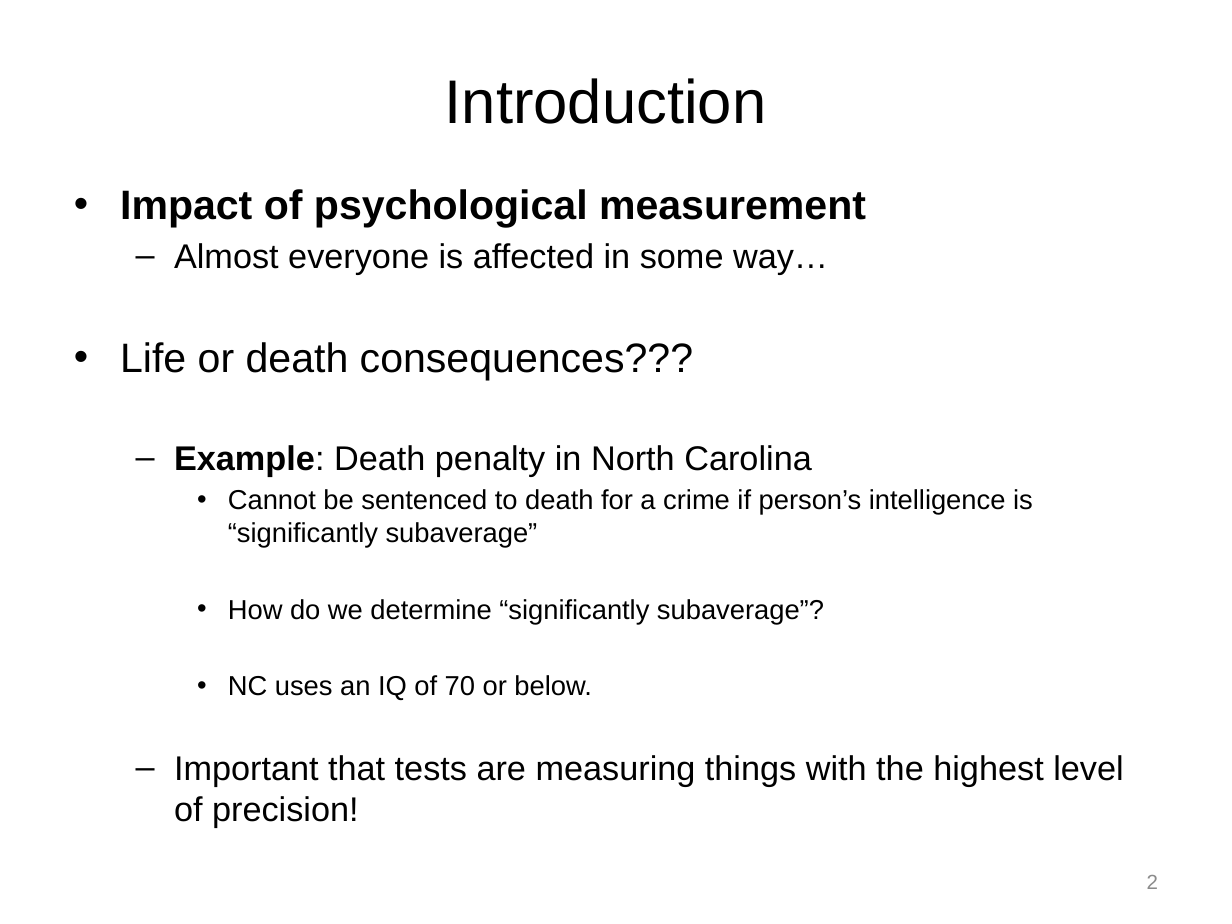
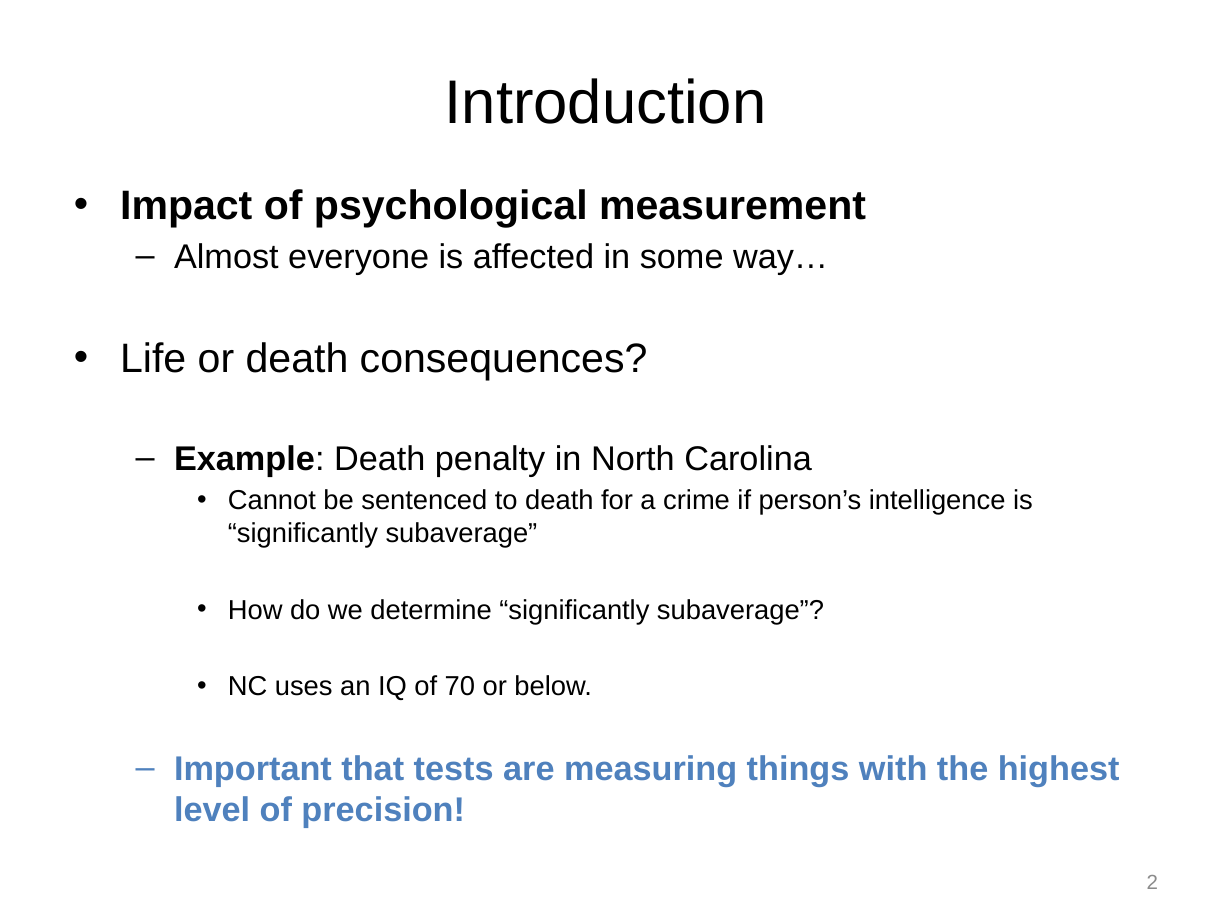
Before and after one commit to npm27/Teaching-Materials, a slide deck: slide 2 of Tests and Eval F24/Slides/1 Chapter 1.pptx. Drawn at 1232x924 pixels with LibreOffice and Linux fonts; fonts in the diff are those of the drawing. Boxes give left, top, right and bottom in pixels: in the first picture for what was removed or moved away, otherwise in the second. Text is boxed around its words. In the diff, an @@ line names an element or a change of style, - is before the commit and + after.

```diff
--- a/Tests and Eval F24/Slides/1 Chapter 1.pptx
+++ b/Tests and Eval F24/Slides/1 Chapter 1.pptx
@@ text at bbox=[120, 342, 648, 381]: text changed @@
-• Life or death consequences???
+• Life or death consequences?
@@ text at bbox=[174, 755, 1120, 828]: text colour #000000 to #4F81BD, bold on in "Important that tests are measuring things with ..." @@
```
Also in this commit, not shown: 8 other files.
